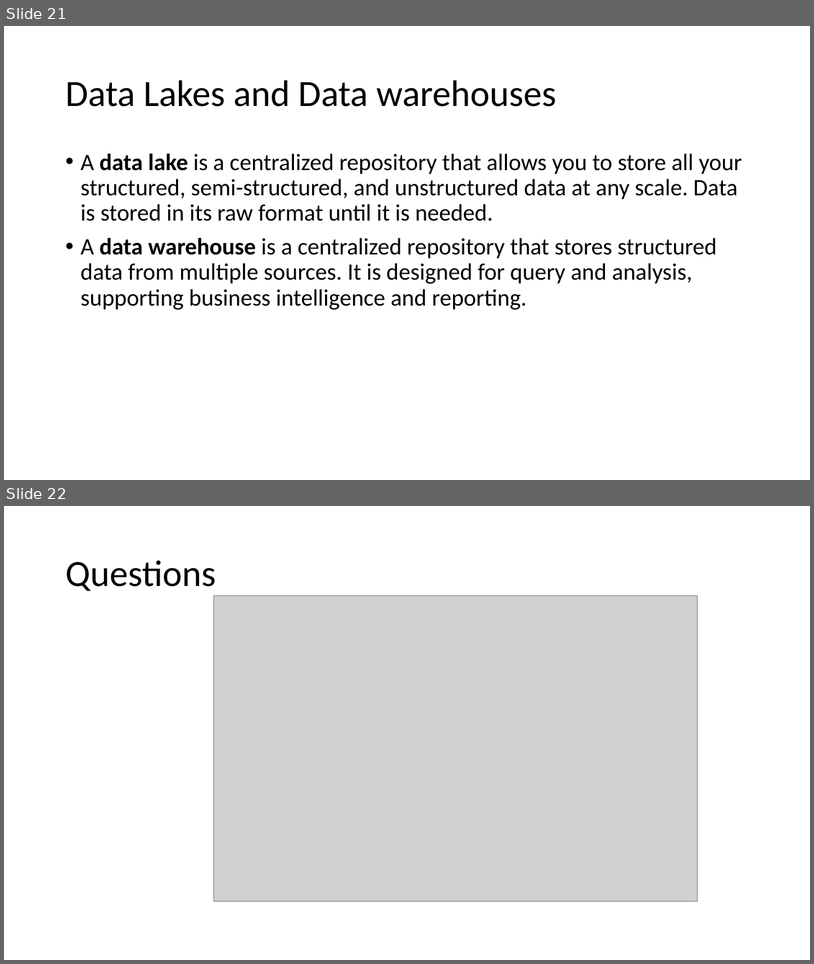
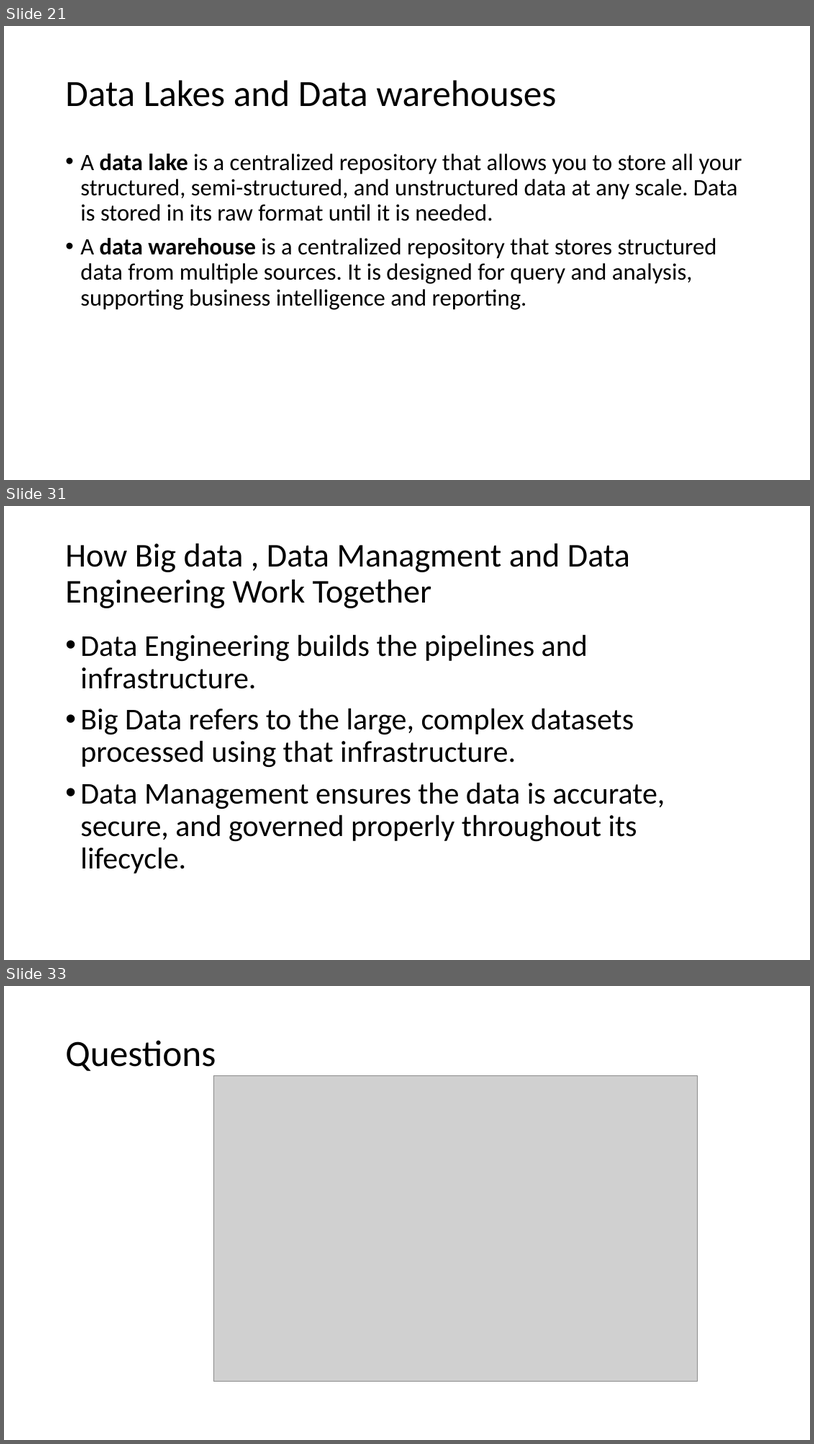
Before and after one commit to motazsaad/Exploratory-Analysis-of-Big-Data, a slide deck: materials/PPT slides/05 Exploratory analysis of Big Data and Cloud - Big Data.pptx. Shown one above the other, each under a label of ours: slides 21 and 22 before the commit, slides 21, 31 and 33 after it; the slides between them are not shown. The pictures are 814x964 and 814x1444 pixels, drawn with LibreOffice and Linux fonts; fonts in the diff are those of the drawing; grey boxes stand for pictures. Boxes give left, top, right and bottom in pixels: in the first picture for what was removed or moved away, otherwise in the second. Text is boxed around its words. In the diff, an @@ line names an element or a change of style, - is before the commit and + after.

```diff
--- a/materials/PPT slides/05 Exploratory analysis of Big Data and Cloud - Big Data.pptx
+++ b/materials/PPT slides/05 Exploratory analysis of Big Data and Cloud - Big Data.pptx
@@ slide 31 added at <box>4,506,810,960</box>, background #FFFFFF @@
@@ title added at <box>65,543,630,608</box>, 39.6 pt, text #000000 @@
+How Big data , Data Managment and Data Engineering Work Together
@@ text added at <box>80,635,665,873</box>, 36 pt, text #000000 @@
+• Data Engineering builds the pipelines and infrastructure.
+• Big Data refers to the large, complex datasets processed using that infrastructure.
+• Data Management ensures the data is accurate, secure, and governed properly throughout its lifecycle.
@@ what was slide 22 is now slide 33 @@
```
Also in this commit, not shown: 10 other slides added, 1 other file.
